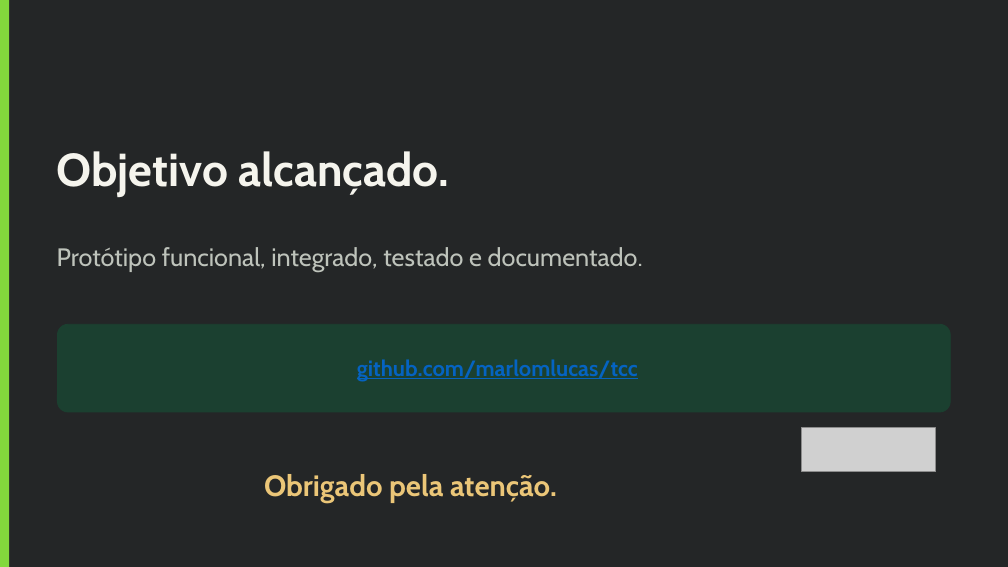
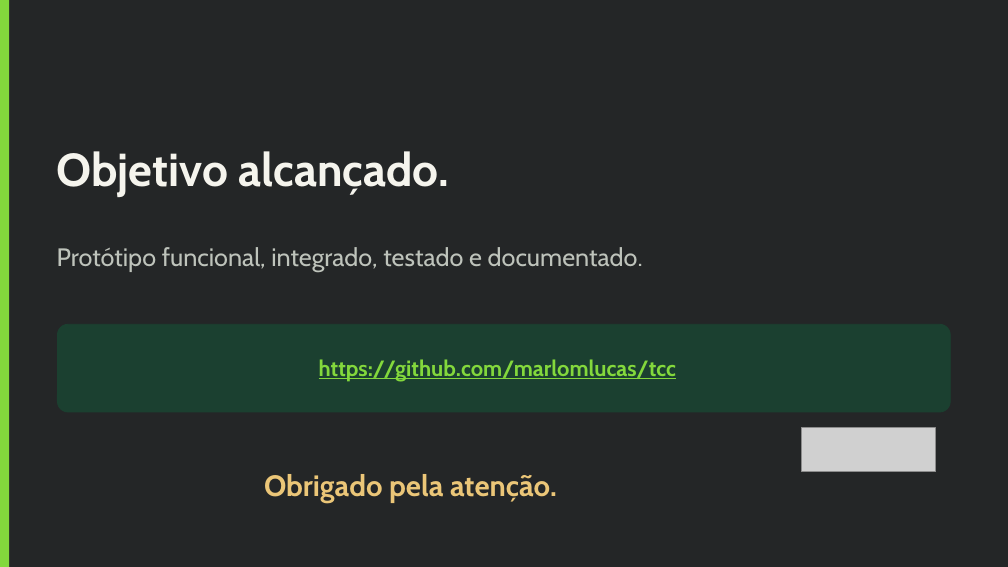
Before and after one commit to marlomlucas/tcc, a slide deck: slide 13 of Docs/Defesa_TCC_Verificador_de_Precos.pptx. Drawn at 1008x567 pixels with LibreOffice and Linux fonts; fonts in the diff are those of the drawing; grey boxes stand for pictures. Boxes give left, top, right and bottom in pixels: in the first picture for what was removed or moved away, otherwise in the second. Text is boxed around its words. In the diff, an @@ line names an element or a change of style, - is before the commit and + after.

```diff
--- a/Docs/Defesa_TCC_Verificador_de_Precos.pptx
+++ b/Docs/Defesa_TCC_Verificador_de_Precos.pptx
@@ text at bbox=[319, 359, 676, 382]: text changed; text colour #0563C1 to #83D83C @@
-github.com/marlomlucas/tcc
+https://github.com/marlomlucas/tcc
```
Also in this commit, not shown: 3 other slides changed, 1 other file.
